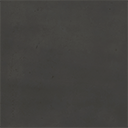
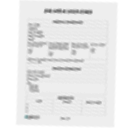
Layered file, before and after one edit (w=128, h=128). Changes by layer:
removed layer "painted_concrete_02_disp_1k" (was multiply) over [0, 0, 128, 128]
removed layer "painted_concrete_02_diff_1k" over [0, 0, 128, 128]
added layer "Слой 1" over [14, 0, 119, 128]
